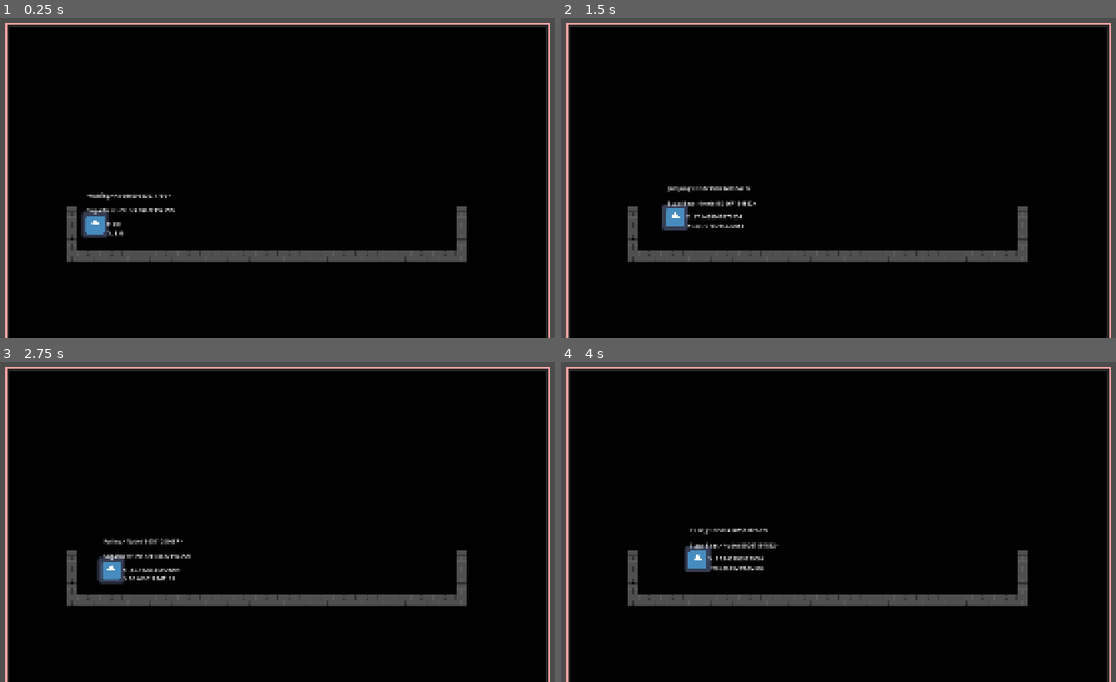
Above: before the commit, frames 1-4 (two rows, left to right).
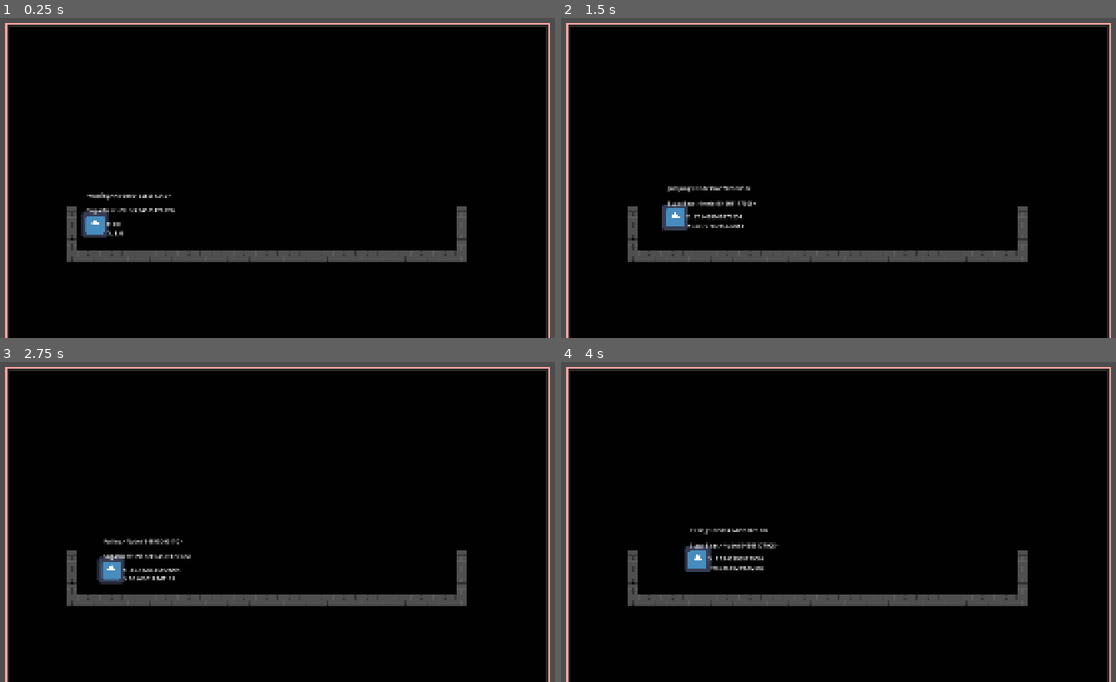
Above: after the commit, the same moments.

Repository: CamdenPix/GameOff-2026
Game: Godot game, scene res://scenes/main_game.tscn
Two runs of this game, one before a commit and one after it. Both use one fixed random seed, a clock stepped at 60 frames per second and the inputs below. The engine's default icon, where the game draws it, is replaced by a stand-in: a white triangle on a blue panel in a dark square.
Inputs:
- Up to frame 1 (0.25 s): no input
- Up to frame 2 (1.5 s): tap Enter at 0.5 s; hold D (move_right) from 0.53 s (still down); tap T at 0.6, 1.35 s; tap Space (jump) at 0.77, 1.07 s
- Up to frame 3 (2.75 s): tap Space (jump) at 1.52, 1.82 s; release D (move_right) at 2.03 s; hold A (move_left) from 2.03 s (still down); tap T at 2.1 s
- Up to frame 4 (4 s): release A (move_left) at 2.78 s; hold D (move_right) from 2.78 s (still down); tap T at 2.85, 3.6 s; tap Space (jump) at 3.02, 3.32, 3.77 s

The runs differ from the first frame. In frame 1, less than 0.1% of the frame differs, in the area x 24-32%, y 55-61%; in frame 2, less than 0.1%; in frame 3, less than 0.1%, in the area x 26-35%, y 55-62%; in frame 4, less than 0.1%.

Commit message:
ok what i changed its been a minute since ive touched the code

Diff:
--- a/Scripts/Abstract State Scripts/child_state_machine.gd
+++ b/Scripts/Abstract State Scripts/child_state_machine.gd
@@ -1,15 +1,13 @@
 
 @abstract
 class_name ChildStateMachine extends State
-
-@export var animal_changer: AnimalChanger
 
 
 ####################
 ###		Don't put abstract states as a explict type for godot in signals.
 ###		Idk why but it doesnt work
 #######################
-signal animal_request(current_animal, new_animal)
+
 
 @export var animal_resource: Animal_Resource
 
--- a/Scripts/Abstract State Scripts/parent_state_machine.gd
+++ b/Scripts/Abstract State Scripts/parent_state_machine.gd
@@ -12,7 +12,8 @@
 
 var current_state_machine: ChildStateMachine
 
-
+@export var animal_changer: AnimalChanger
+signal animal_request(current_animal, new_animal)
 
 @export var deactive_state: ChildStateMachine
 @export var base_state: ChildStateMachine
@@ -23,6 +24,10 @@
 	change_state_machine(starting_state_machine)
 
 func change_state_machine(new_state_machine: ChildStateMachine) -> void:
+	if current_state_machine:
+		animal_request.emit(current_state_machine, new_state_machine)
+		if animal_changer.request_new_animal(current_state_machine, new_state_machine) == false:
+			return
 	if current_state_machine:
 		current_state_machine.exit(new_state_machine)
 	var old_state_machine = current_state_machine
--- /dev/null
+++ b/Scripts/Hitboxes and Hurtboxes/Player/player_hitbox.gd
@@ -0,0 +1 @@
+class_name Player_Hitbox extends Hitbox
--- /dev/null
+++ b/Scripts/Hitboxes and Hurtboxes/Player/player_hurtbox.gd
@@ -0,0 +1,24 @@
+class_name Player_Hurtbox extends Hurtbox
+
+
+func _on_body_entered(body: Node2D) -> void:
+	if body is not Bad_Guy_Hitbox:
+		return
+	if iframe == false:
+		hit.emit(body.hitbox_stats.health_damage)
+		iframe_timer.start()
+		iframe = true
+	pass
+	#if body is
+
+
+func _on_timer_timeout() -> void:
+	iframe = false
+	pass # Replace with function body.
+
+
+
+
+func swap_form() -> void:
+	iframe_timer.start()
+	iframe = true
--- /dev/null
+++ b/Scripts/Hitboxes and Hurtboxes/abstract/base hitbox.gd
@@ -0,0 +1,4 @@
+@abstract
+class_name Hitbox extends Area2D
+@export var hitbox_stats: Hitbox_Stats
+#@export var owner: CharacterBody2D
--- /dev/null
+++ b/Scripts/Hitboxes and Hurtboxes/abstract/base hurtbox.gd
@@ -0,0 +1,6 @@
+@abstract
+class_name Hurtbox extends Area2D
+signal hit(damage:float)
+@export var iframe : bool = false
+
+@export var iframe_timer: Timer
--- /dev/null
+++ b/Scripts/Hitboxes and Hurtboxes/bad guy/bad_guy_hitbox.gd
@@ -0,0 +1 @@
+class_name Bad_Guy_Hitbox extends Hitbox
--- /dev/null
+++ b/Scripts/Hitboxes and Hurtboxes/bad guy/bad_guy_hurtbox.gd
@@ -0,0 +1 @@
+class_name Bad_Guy_Hurtbox extends Hurtbox
--- /dev/null
+++ b/Scripts/Hitboxes and Hurtboxes/hitbox_stats.gd
@@ -0,0 +1,4 @@
+class_name Hitbox_Stats extends Resource
+
+@export var health_damage: float = 10
+@export var shape: Shape2D
--- a/Scripts/Player/Bird/bird_state_machine.gd
+++ b/Scripts/Player/Bird/bird_state_machine.gd
@@ -10,8 +10,7 @@
 func animal_process_input(event: InputEvent) -> ChildStateMachine:
 
 	if Input.is_action_just_pressed("down"):
-		if animal_changer.request_new_animal(self, sugar_bear):
-			return sugar_bear
+		return sugar_bear
 	return
 func animal_process_frame(delta: float ) -> ChildStateMachine:
 	return
--- a/Scripts/Player/SugarBear/sugar_bear_state_machine.gd
+++ b/Scripts/Player/SugarBear/sugar_bear_state_machine.gd
@@ -1,13 +1,13 @@
 @icon("res://assets/animal-footprint-svgrepo-com.svg")
 
 class_name SugarBear extends ChildStateMachine
-@export var Bird: Bird
+@export var bird: Bird
 
 func animal_process_physics(delta:float) -> ChildStateMachine:
 	return
 func animal_process_input(event: InputEvent) -> ChildStateMachine:
 	if Input.is_action_just_pressed("up"):
-		return Bird
+		return bird
 	return
 func animal_process_frame(delta: float ) -> ChildStateMachine:
 	return
--- a/Scripts/Player/animal_changer.gd
+++ b/Scripts/Player/animal_changer.gd
@@ -1,6 +1,12 @@
-class_name AnimalChanger extends Node
+class_name AnimalChanger extends Node2D
 
 
+signal horizontal_pushed_out_of_wall
+signal vertical_pushed_out_of_floor
+signal change_shape
+
+@export var bird: Bird
+@export var sugar_bear: SugarBear
 
 @export var bird_area_checker: Area2D
 @export var bird_area_checker_collision_shape: CollisionShape2D
@@ -10,10 +16,27 @@
 
 #@export var area_checker: Area2D
 #@export var area_checker_collision_shape: CollisionShape2D
+@export var hurtbox_collision_shape: CollisionShape2D
+@export var player_collision_shape: CollisionShape2D
+@export var horizontal_pixel_collison_margin: float = 3
+@export var vertical_pixel_collsion_margin:float = 3
 
-@export var player_collision_shape: CollisionShape2D
-@export var debug_view: bool
+@export var right_cast: RayCast2D
+@export var left_cast: RayCast2D
+@export var up_cast: RayCast2D
+@export var down_cast: RayCast2D
 
+@export var parent: Player
+
+var sugar_bear_area_bodies: Array[Node2D] = []
+var bird_area_bodies: Array[Node2D] = []
+
+enum body_possible_return_values {
+	NONE,
+	FLOOR,
+	WALL,
+	FLOOR_AND_WALL,
+}
 
 
 func request_new_animal(current_animal: ChildStateMachine, new_animal: ChildStateMachine) -> bool:
@@ -24,20 +47,99 @@
 		return true
 
 	var new_animal_collision_shape: Shape2D = new_animal.animal_resource.shape
+	var current_animal_collision_shape: Shape2D = current_animal.animal_resource.shape
+
+
+
 	if new_animal_collision_shape == null:
 		push_error(new_animal.name +' is misising an animal resourece collision shape. please put it in ')
 		return false
+	if current_animal == null:
+		push_error(current_animal.name +' is misising an animal resourece collision shape. please put it in ')
+		return false
+
 
 	###
 	### Gotta check if the collsion shape would move the player down or up
-	var current_animal_shape_rect: Rect2 = current_animal.animal_resource.shape.get_rect()
-	var new_animal_shape_rect: Rect2 = new_animal.animal_resource.shape.get_rect()
-	var shape_difference: Vector2 = current_animal_shape_rect.size - new_animal_shape_rect.size
+	var current_animal_shape_rect: Rect2 = current_animal_collision_shape.get_rect()
+	var new_animal_shape_rect: Rect2 = new_animal_collision_shape.get_rect()
 
-	if new_animal is Bird:
+	var shape_difference: Vector2 = new_animal_shape_rect.size - current_animal_shape_rect.size
 
-		pass
-	if new_animal is SugarBear:
-		pass
+
+	var check : body_possible_return_values = check_for_walls_floors()
+
+	match check:
+		body_possible_return_values.NONE:
+			pass
+		body_possible_return_values.FLOOR:
+			pass
+		body_possible_return_values.WALL:
+			pass
+		body_possible_return_values.FLOOR_AND_WALL:
+			pass
+
+	match new_animal:
+		bird:
+			if bird_area_bodies.is_empty():
+				pass
+		sugar_bear:
+			if sugar_bear_area_bodies.is_empty():
+				pass
+
+
 
 	return false
+
+func change_collision_shapes(new_shape: Shape2D):
+	hurtbox_collision_shape.shape = new_shape
+	player_collision_shape.shape = new_shape
+
+
+func check_for_walls_floors() -> body_possible_return_values:
+	if parent.is_on_floor_only():
+		return body_possible_return_values.FLOOR
+	if parent.is_on_floor() and parent.is_on_wall():
+		return body_possible_return_values.FLOOR_AND_WALL
+	if parent.is_on_wall_only():
+		return body_possible_return_values.WALL
+
+
+	return body_possible_return_values.NONE
+
+
+func shape_difference_check(shape_difference: Vector2) -> bool:
+
+	## if the shape difference is positive then the new shape is bigger
+	if shape_difference.x > 0:
+		move_horizontal_raycasts_and_check(shape_difference.x)
+
+
+
+	return false
+
+func move_horizontal_raycasts_and_check(x_difference: float):
+	var half_x_difference: float = x_difference / 2
+	right_cast.position.x = half_x_difference
+	left_cast.position.x = -half_x_difference
+
+	right_cast.target_position.x = horizontal_pixel_collison_margin
+	left_cast.target_position.x = -horizontal_pixel_collison_margin
+
+
+	return false
+
+func _on_sugar_bear_area_checker_body_entered(body: Node2D) -> void:
+	sugar_bear_area_bodies.append(body)
+
+
+func _on_sugar_bear_area_checker_body_exited(body: Node2D) -> void:
+	sugar_bear_area_bodies.erase(body)
+
+
+func _on_bird_area_checker_body_entered(body: Node2D) -> void:
+	bird_area_bodies.append(body)
+
+
+func _on_bird_area_checker_body_exited(body: Node2D) -> void:
+	bird_area_bodies.erase(body)
--- a/scenes/player.tscn
+++ b/scenes/player.tscn
@@ -2,6 +2,7 @@
 
 [ext_resource type="Script" uid="uid://dnsp2xc5r75m3" path="res://Scripts/Player/player_parent_state_machine.gd" id="1_3vyb7"]
 [ext_resource type="Script" uid="uid://chc56cy76um8y" path="res://scenes/player.gd" id="1_dqkch"]
+[ext_resource type="Script" uid="uid://dulw1a8cl1ss" path="res://Scripts/Hitboxes and Hurtboxes/Player/player_hurtbox.gd" id="2_4ni07"]
 [ext_resource type="Script" uid="uid://ca8ix522mmcvv" path="res://Scripts/Player/Bird/bird_state_machine.gd" id="2_g2els"]
 [ext_resource type="Script" uid="uid://cwjt0dqonkxtr" path="res://Scripts/Abstract State Scripts/animal_resource.gd" id="4_a8ls1"]
 [ext_resource type="Texture2D" uid="uid://cingnt5lrcoku" path="res://icon.svg" id="5_qlg0r"]
@@ -27,12 +28,22 @@
 radius = 32.0
 height = 128.0
 
+[sub_resource type="CapsuleShape2D" id="CapsuleShape2D_a38lo"]
+radius = 32.0
+height = 128.0
+
 [sub_resource type="Resource" id="Resource_qdonj"]
 script = ExtResource("4_a8ls1")
+shape = SubResource("CapsuleShape2D_a38lo")
 metadata/_custom_type_script = "uid://cwjt0dqonkxtr"
+
+[sub_resource type="CapsuleShape2D" id="CapsuleShape2D_4ni07"]
+radius = 64.0
+height = 128.0
 
 [sub_resource type="Resource" id="Resource_qfm1y"]
 script = ExtResource("4_a8ls1")
+shape = SubResource("CapsuleShape2D_4ni07")
 metadata/_custom_type_script = "uid://cwjt0dqonkxtr"
 
 [sub_resource type="Curve" id="Curve_a8ls1"]
@@ -40,13 +51,13 @@
 point_count = 2
 metadata/_snap_enabled = true
 
-[sub_resource type="CapsuleShape2D" id="CapsuleShape2D_a38lo"]
+[sub_resource type="CapsuleShape2D" id="CapsuleShape2D_l71n6"]
 radius = 32.0
-height = 96.0
-
-[sub_resource type="CapsuleShape2D" id="CapsuleShape2D_4ni07"]
-radius = 32.0
-height = 128.0
+height = 128.0
+
+[sub_resource type="CapsuleShape2D" id="CapsuleShape2D_ke2ow"]
+radius = 48.0
+height = 144.0
 
 [node name="Player" type="CharacterBody2D" unique_id=139764919 node_paths=PackedStringArray("parent_state_machine", "velocity_label")]
 collision_layer = 2
@@ -54,21 +65,32 @@
 parent_state_machine = NodePath("ParentStateMachine")
 velocity_label = NodePath("VelocityLabel")
 
-[node name="CollisionShape2D" type="CollisionShape2D" parent="." unique_id=503420747]
-visible = false
+[node name="CollisionShape" type="CollisionShape2D" parent="." unique_id=623417396]
 shape = SubResource("CapsuleShape2D_60mlk")
 
-[node name="ParentStateMachine" type="Node" parent="." unique_id=661096403 node_paths=PackedStringArray("debug_state_machine_label", "starting_state_machine", "deactive_state", "base_state")]
+[node name="Player_Hurtbox" type="Area2D" parent="." unique_id=1473979664 node_paths=PackedStringArray("iframe_timer")]
+script = ExtResource("2_4ni07")
+iframe_timer = NodePath("Timer")
+metadata/_custom_type_script = "uid://dulw1a8cl1ss"
+
+[node name="HurtboxShape" type="CollisionShape2D" parent="Player_Hurtbox" unique_id=503420747]
+shape = SubResource("CapsuleShape2D_60mlk")
+
+[node name="Timer" type="Timer" parent="Player_Hurtbox" unique_id=1129933225]
+wait_time = 3.0
+one_shot = true
+
+[node name="ParentStateMachine" type="Node" parent="." unique_id=661096403 node_paths=PackedStringArray("debug_state_machine_label", "starting_state_machine", "animal_changer", "deactive_state", "base_state")]
 script = ExtResource("1_3vyb7")
 debug_state_machine_label = NodePath("../AnimalLabel")
 starting_state_machine = NodePath("SugarBear")
+animal_changer = NodePath("../AnimalChanger")
 deactive_state = NodePath("DeactiveStateMachine")
 base_state = NodePath("SugarBear")
 
-[node name="Bird" type="Node" parent="ParentStateMachine" unique_id=1290409226 node_paths=PackedStringArray("sugar_bear", "animal_changer", "debug_state_label", "starting_state", "deactive_state", "base_state")]
+[node name="Bird" type="Node" parent="ParentStateMachine" unique_id=1290409226 node_paths=PackedStringArray("sugar_bear", "debug_state_label", "starting_state", "deactive_state", "base_state")]
 script = ExtResource("2_g2els")
 sugar_bear = NodePath("../SugarBear")
-animal_changer = NodePath("../../AnimalChanger")
 animal_resource = SubResource("Resource_qdonj")
 debug_state_label = NodePath("../../StateLabel")
 starting_state = NodePath("Jumping")
@@ -114,10 +136,9 @@
 [node name="Dashing" type="Node" parent="ParentStateMachine/Bird" unique_id=1597557432]
 script = ExtResource("11_a38lo")
 
-[node name="SugarBear" type="Node" parent="ParentStateMachine" unique_id=1617720625 node_paths=PackedStringArray("Bird", "animal_changer", "debug_state_label", "starting_state", "deactive_state", "base_state")]
+[node name="SugarBear" type="Node" parent="ParentStateMachine" unique_id=1617720625 node_paths=PackedStringArray("bird", "debug_state_label", "starting_state", "deactive_state", "base_state")]
 script = ExtResource("8_y4r1p")
-Bird = NodePath("../Bird")
-animal_changer = NodePath("../../AnimalChanger")
+bird = NodePath("../Bird")
 animal_resource = SubResource("Resource_qfm1y")
 debug_state_label = NodePath("../../StateLabel")
 starting_state = NodePath("Walking")
@@ -203,26 +224,56 @@
 offset_right = 72.0
 offset_bottom = 10.0
 
-[node name="AnimalChanger" type="Node" parent="." unique_id=1659009958 node_paths=PackedStringArray("player_collision_shape")]
+[node name="AnimalChanger" type="Node2D" parent="." unique_id=1149322701 node_paths=PackedStringArray("bird", "sugar_bear", "bird_area_checker", "bird_area_checker_collision_shape", "sugar_bear_area_checker", "sugar_bear_area_checker_collision_shape", "hurtbox_collision_shape", "player_collision_shape", "right_cast", "left_cast", "up_cast", "down_cast", "parent")]
 script = ExtResource("22_a38lo")
-player_collision_shape = NodePath("../CollisionShape2D")
-debug_view = true
+bird = NodePath("../ParentStateMachine/Bird")
+sugar_bear = NodePath("../ParentStateMachine/SugarBear")
+bird_area_checker = NodePath("BirdAreaChecker")
+bird_area_checker_collision_shape = NodePath("BirdAreaChecker/CollisionShape2D")
+sugar_bear_area_checker = NodePath("SugarBearAreaChecker")
+sugar_bear_area_checker_collision_shape = NodePath("SugarBearAreaChecker/CollisionShape2D")
+hurtbox_collision_shape = NodePath("../Player_Hurtbox/HurtboxShape")
+player_collision_shape = NodePath("../Player_Hurtbox/HurtboxShape")
+right_cast = NodePath("RightCast")
+left_cast = NodePath("LeftCast")
+up_cast = NodePath("UpCast")
+down_cast = NodePath("DownCast")
+parent = NodePath("..")
 
 [node name="BirdAreaChecker" type="Area2D" parent="AnimalChanger" unique_id=296623289]
+visible = false
 
 [node name="CollisionShape2D" type="CollisionShape2D" parent="AnimalChanger/BirdAreaChecker" unique_id=1533521332]
-shape = SubResource("CapsuleShape2D_a38lo")
+shape = SubResource("CapsuleShape2D_l71n6")
 
 [node name="SugarBearAreaChecker" type="Area2D" parent="AnimalChanger" unique_id=1475541209]
+visible = false
 
 [node name="CollisionShape2D" type="CollisionShape2D" parent="AnimalChanger/SugarBearAreaChecker" unique_id=523033124]
-shape = SubResource("CapsuleShape2D_4ni07")
-
-[node name="ForwardCast" type="RayCast2D" parent="AnimalChanger" unique_id=1988924099]
+shape = SubResource("CapsuleShape2D_ke2ow")
+
+[node name="RightCast" type="RayCast2D" parent="AnimalChanger" unique_id=1988924099]
 target_position = Vector2(40, 0)
-
-[node name="BackCast" type="RayCast2D" parent="AnimalChanger" unique_id=1950531249]
+collision_mask = 5
+
+[node name="LeftCast" type="RayCast2D" parent="AnimalChanger" unique_id=1950531249]
 target_position = Vector2(-40, 0)
-
+collision_mask = 5
+
+[node name="UpCast" type="RayCast2D" parent="AnimalChanger" unique_id=38670581]
+target_position = Vector2(0, -40)
+collision_mask = 5
+
+[node name="DownCast" type="RayCast2D" parent="AnimalChanger" unique_id=2140310942]
+target_position = Vector2(0, 40)
+collision_mask = 5
+
+[connection signal="body_entered" from="Player_Hurtbox" to="Player_Hurtbox" method="_on_body_entered"]
+[connection signal="timeout" from="Player_Hurtbox/Timer" to="Player_Hurtbox" method="_on_timer_timeout"]
 [connection signal="timeout" from="ParentStateMachine/SugarBear/Walking/Timer" to="ParentStateMachine/SugarBear/Walking" method="_on_timer_timeout"]
 [connection signal="timeout" from="ParentStateMachine/SugarBear/Landing/Timer" to="ParentStateMachine/SugarBear/Landing" method="_on_timer_timeout"]
+[connection signal="change_shape" from="AnimalChanger" to="Player_Hurtbox" method="swap_form"]
+[connection signal="body_entered" from="AnimalChanger/BirdAreaChecker" to="AnimalChanger" method="_on_bird_area_checker_body_entered"]
+[connection signal="body_exited" from="AnimalChanger/BirdAreaChecker" to="AnimalChanger" method="_on_bird_area_checker_body_exited"]
+[connection signal="body_entered" from="AnimalChanger/SugarBearAreaChecker" to="AnimalChanger" method="_on_sugar_bear_area_checker_body_entered"]
+[connection signal="body_exited" from="AnimalChanger/SugarBearAreaChecker" to="AnimalChanger" method="_on_sugar_bear_area_checker_body_exited"]
Not shown, added: Scripts/Hitboxes and Hurtboxes/Player/player_hitbox.gd.uid
Not shown, added: Scripts/Hitboxes and Hurtboxes/Player/player_hurtbox.gd.uid
Not shown, added: Scripts/Hitboxes and Hurtboxes/abstract/base hitbox.gd.uid
Not shown, added: Scripts/Hitboxes and Hurtboxes/abstract/base hurtbox.gd.uid
Not shown, added: Scripts/Hitboxes and Hurtboxes/bad guy/bad_guy_hitbox.gd.uid
Not shown, added: Scripts/Hitboxes and Hurtboxes/bad guy/bad_guy_hurtbox.gd.uid
Not shown, added: Scripts/Hitboxes and Hurtboxes/hitbox_stats.gd.uid
